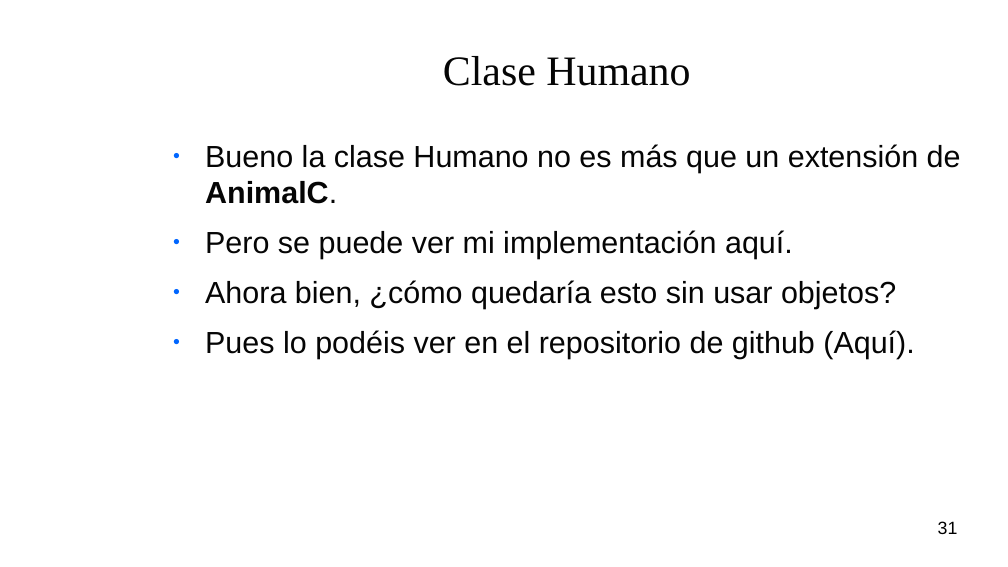
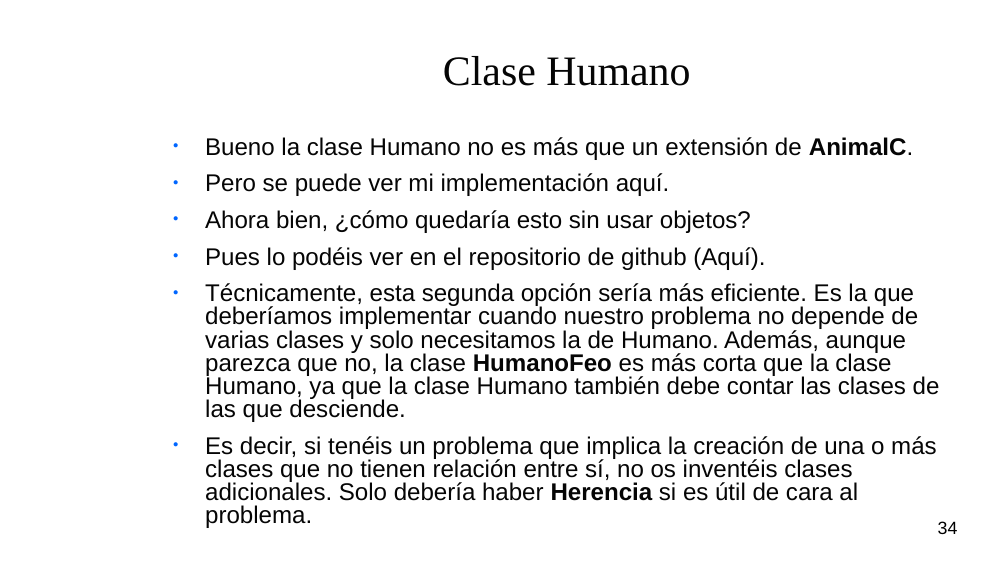
Before and after one commit to M-T3K/UPM, a slide deck: slide 34 of Clases de Apoyo/Objetos - 24Abril2018/Objetos.odp (slide 31 before the commit). Drawn at 1008x567 pixels with LibreOffice and Linux fonts; fonts in the diff are those of the drawing; background and template pictures are left out. Boxes give left, top, right and bottom in pixels: in the first picture for what was removed or moved away, otherwise in the second. Text is boxed around its words. In the diff, an @@ line names an element or a change of style, - is before the commit and + after.

```diff
--- a/Clases de Apoyo/Objetos - 24Abril2018/Objetos.odp
+++ b/Clases de Apoyo/Objetos - 24Abril2018/Objetos.odp
@@ text at box(205, 137, 913, 270): size 24 to 19 pt in "Bueno la clase Humano no es más ...", "Pero se puede ver mi implementación aquí.", "Ahora bien, ¿cómo quedaría esto sin usar ...", "Pues lo podéis ver en el repositorio ..."; indent changed; line spacing 1 to 0.8 @@
@@ text at box(205, 283, 940, 528): paragraphs added @@
+● Técnicamente, esta segunda opción sería más eficiente. Es la que deberíamos implementar cuando nuestro problema no depende de varias clases y solo necesitamos la de Humano. Además, aunque parezca que no, la clase HumanoFeo es más corta que la clase Humano, ya que la clase Humano también debe contar las clases de las que desciende.
+● Es decir, si tenéis un problema que implica la creación de una o más clases que no tienen relación entre sí, no os inventéis clases adicionales. Solo debería haber Herencia si es útil de cara al problema.
@@ page number at box(938, 521, 958, 534): text changed @@
-31
+34
```
Also in this commit, not shown: 42 other slides changed, 3 slides added, 2 other files.
